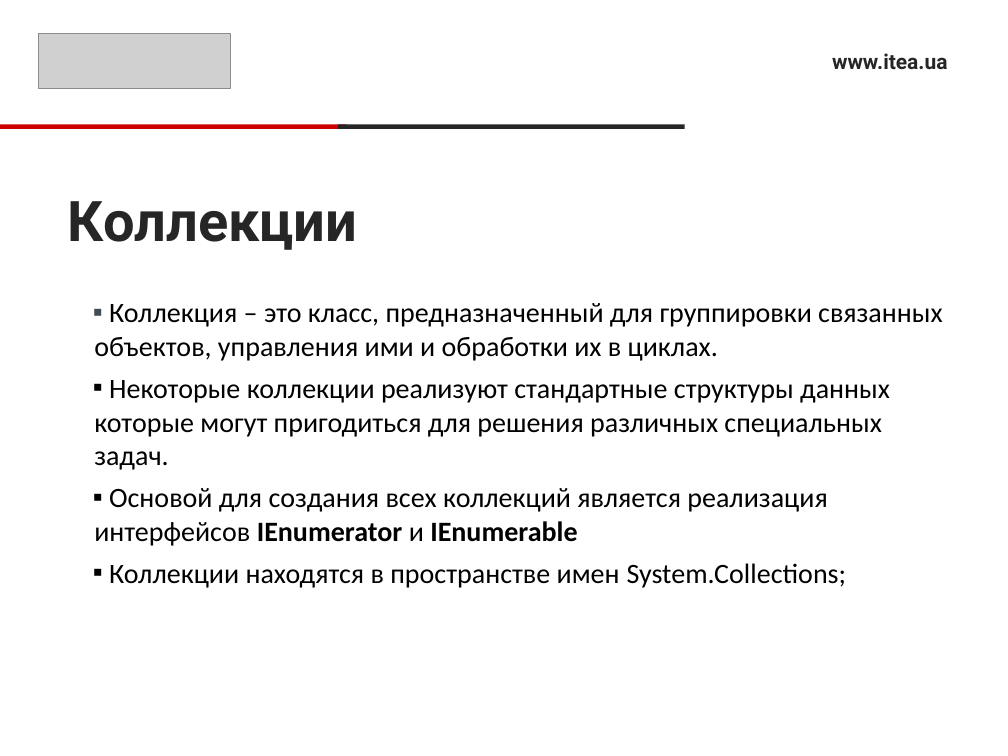
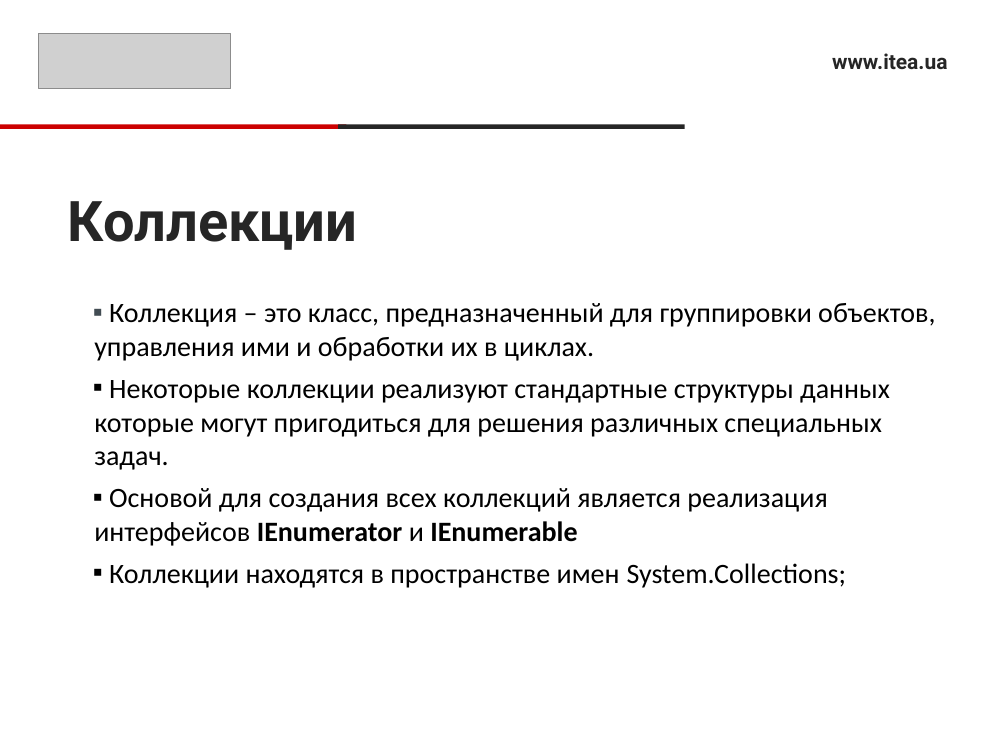
Before and after one commit to RusyaOne/CSharpAdvanced---19.01.2021, a slide deck: slide 6 of 1.Collections/CollectionsPresentation.pptx (slide 7 before the commit). Drawn at 1008x756 pixels with LibreOffice and Linux fonts; fonts in the diff are those of the drawing; grey boxes stand for pictures. Boxes give left, top, right and bottom in pixels: in the first picture for what was removed or moved away, otherwise in the second. Text is boxed around its words. In the diff, an @@ line names an element or a change of style, - is before the commit and + after.

```diff
--- a/1.Collections/CollectionsPresentation.pptx
+++ b/1.Collections/CollectionsPresentation.pptx
@@ text at (94,303,935,361): text changed @@
-▪ Коллекция – это класс, предназначенный для группировки связанных объектов, управления ими и обработки их в циклах.
+▪ Коллекция – это класс, предназначенный для группировки объектов, управления ими и обработки их в циклах.
```
Also in this commit, not shown: 4 other slides changed, 1 slide added.
